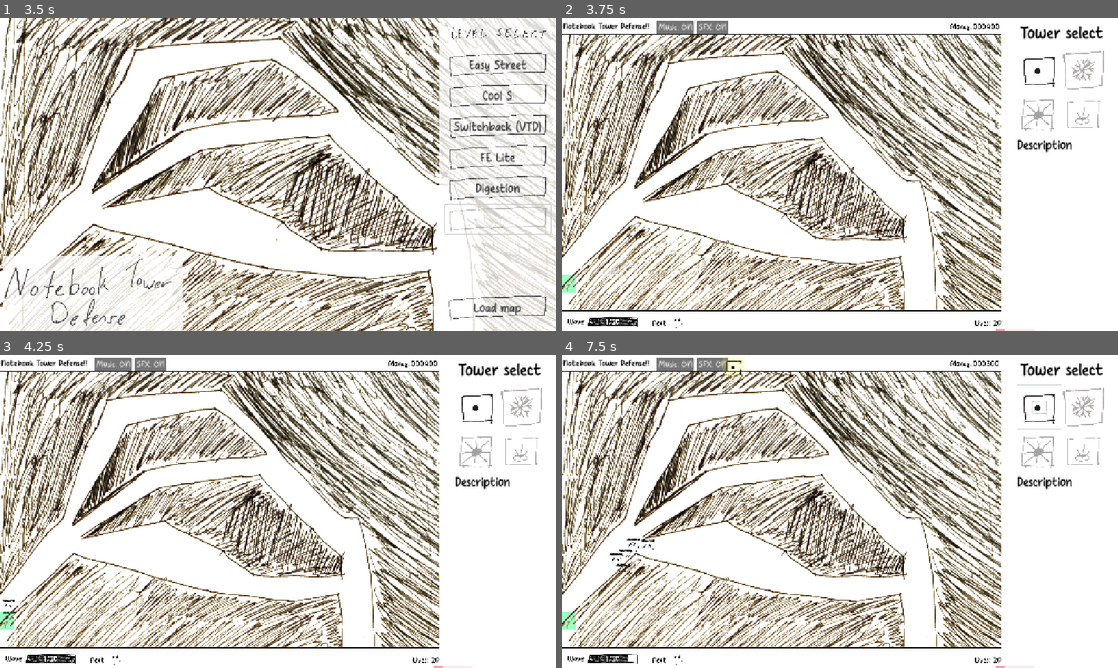
Above: before the commit, frames 1-4 (two rows, left to right).
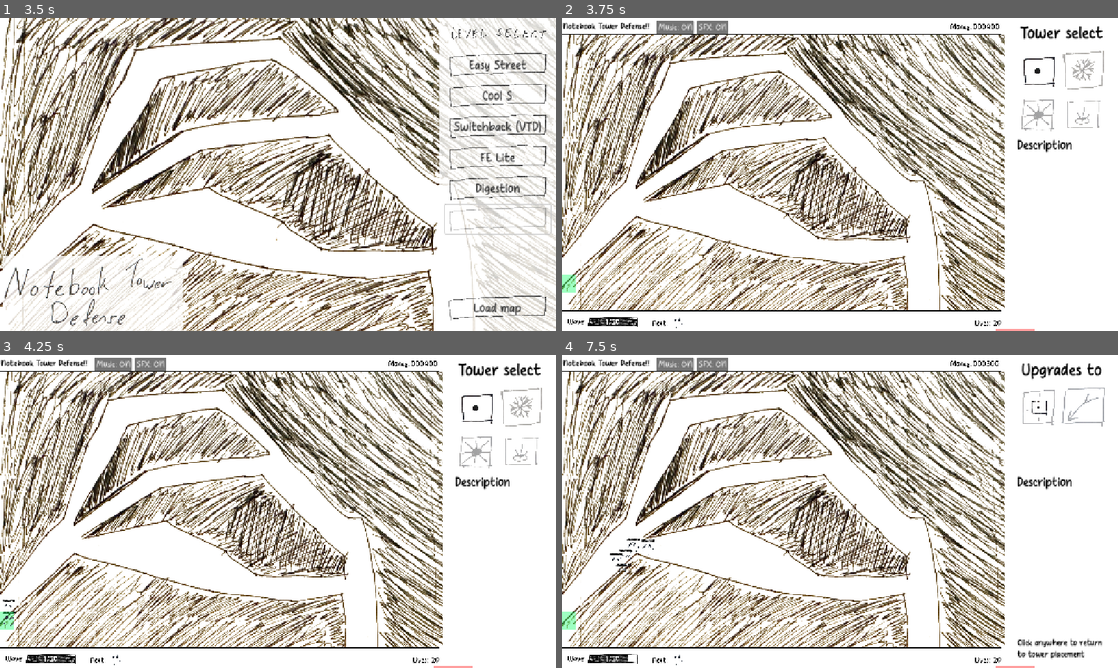
Above: after the commit, the same moments.

Repository: OzuYatamutsu/notebook-tower-defense
Game: Godot game, scene res://levels/MapSelect.tscn
The game is run twice, just before and just after one commit, with the same random seed, the same clock (stepped at 60 frames per second) and the same inputs.
Inputs (mouse positions are in pixels of both pictures, inside the frame that each line leads up to):
- Up to frame 1 (3.5 s): click "Cool S" at 0.5 s; click "FE Lite" at 1.25 s; click "Digestion" at 2 s; click "Splits" at 2.75 s
- Up to frame 2 (3.75 s): click "Load map" at 3.5 s
- Up to frame 3 (4.25 s): no input
- Up to frame 4 (7.5 s): click "SFX: ON" at 4.25 s; click (1040, 408) at 5 s; click "SFX: ON" at 5.75 s; click (1040, 408) at 6.5 s; click "SFX: ON" at 7.25 s

Frame 1 is identical in both runs. In frame 2, 35% of the frame differs, in the area x 0-85%, y 5-100%; in frame 3, 35%; in frame 4, 37%, in the area x 0-98%, y 0-100%.

Commit message:
Fix UI ordering issue

Diff:
--- a/components/ui.tscn
+++ b/components/ui.tscn
@@ -7,11 +7,10 @@
 [ext_resource type="PackedScene" uid="uid://bud4ymw0n8vf8" path="res://components/WaveMeter.tscn" id="3_0eatc"]
 [ext_resource type="PackedScene" uid="uid://crh5ydle8qkpy" path="res://components/NextWaveMeter.tscn" id="6_23jcn"]
 [ext_resource type="PackedScene" uid="uid://un38oy2verh5" path="res://components/TowerInfoAndBuyPanel.tscn" id="7_k05k2"]
-[ext_resource type="Texture2D" uid="uid://uao5bdiyd7ug" path="res://levels/test_level_layout.png" id="9_24715"]
 [ext_resource type="PackedScene" uid="uid://5w0kriffqk6q" path="res://components/TowerPlacementShadow.tscn" id="10_451mt"]
 
 [node name="UI" type="CanvasLayer"]
-layer = 2
+layer = -1
 script = ExtResource("1_0eatc")
 
 [node name="TopBar" type="Control" parent="."]
@@ -122,24 +121,6 @@
 
 [node name="TowerInfoAndBuyPanel" parent="." instance=ExtResource("7_k05k2")]
 
-[node name="Map" type="Control" parent="."]
-layout_mode = 3
-anchors_preset = 0
-offset_top = 39.0
-offset_right = 1011.0
-offset_bottom = 671.0
-
-[node name="MapSprite" type="TextureRect" parent="Map"]
-layout_mode = 1
-anchors_preset = 15
-anchor_right = 1.0
-anchor_bottom = 1.0
-offset_right = -1.0
-grow_horizontal = 2
-grow_vertical = 2
-texture = ExtResource("9_24715")
-expand_mode = 2
-
 [node name="TowerPlacementShadow" parent="." instance=ExtResource("10_451mt")]
 position = Vector2(640, 311)
 scale = Vector2(0.1, 0.1)
--- a/levels/level_cools.tscn
+++ b/levels/level_cools.tscn
@@ -65,9 +65,6 @@
 
 [node name="UI" parent="." instance=ExtResource("2_r7tsd")]
 
-[node name="MapSprite" parent="UI/Map" index="0"]
-texture = ExtResource("4_n0ulb")
-
 [node name="LevelViewport" parent="." instance=ExtResource("3_52n04")]
 
 [node name="Path2D" type="Path2D" parent="LevelViewport/mobs" index="0"]
@@ -111,6 +108,12 @@
 position = Vector2(22, 152)
 SPAWN_TIMER_SECS = 0.5
 
+[node name="Map" type="Sprite2D" parent="."]
+position = Vector2(0, 39)
+scale = Vector2(0.796875, 0.778325)
+texture = ExtResource("4_n0ulb")
+centered = false
+
 [editable path="UI"]
 [editable path="LevelViewport"]
 [editable path="LevelViewport/mobs"]
--- a/levels/level_digestion.tscn
+++ b/levels/level_digestion.tscn
@@ -71,9 +71,6 @@
 
 [node name="UI" parent="." instance=ExtResource("2_4xp7b")]
 
-[node name="MapSprite" parent="UI/Map" index="0"]
-texture = ExtResource("4_8wmdd")
-
 [node name="LevelViewport" parent="." instance=ExtResource("3_ycp7k")]
 
 [node name="Path2D" type="Path2D" parent="LevelViewport/mobs" index="0"]
@@ -119,6 +116,11 @@
 [node name="LevelSpawn" parent="LevelViewport" index="5"]
 position = Vector2(544, 16)
 
-[editable path="UI"]
+[node name="Map" type="Sprite2D" parent="."]
+position = Vector2(0, 39)
+scale = Vector2(0.796875, 0.77451)
+texture = ExtResource("4_8wmdd")
+centered = false
+
 [editable path="LevelViewport"]
 [editable path="LevelViewport/mobs"]
--- a/levels/level_fe_lite.tscn
+++ b/levels/level_fe_lite.tscn
@@ -64,9 +64,7 @@
 metadata/_custom_type_script = "uid://0wwxleyefwme"
 
 [node name="UI" parent="." instance=ExtResource("2_6huok")]
-
-[node name="MapSprite" parent="UI/Map" index="0"]
-texture = ExtResource("4_ebeyy")
+layer = 0
 
 [node name="LevelViewport" parent="." instance=ExtResource("3_36f1o")]
 
@@ -109,5 +107,11 @@
 [node name="LevelSpawn" parent="LevelViewport" index="5"]
 position = Vector2(302, 18)
 
+[node name="Map" type="Sprite2D" parent="."]
+position = Vector2(0, 39)
+scale = Vector2(0.796875, 0.740047)
+texture = ExtResource("4_ebeyy")
+centered = false
+
 [editable path="UI"]
 [editable path="LevelViewport"]
--- a/levels/level_splits.tscn
+++ b/levels/level_splits.tscn
@@ -65,9 +65,6 @@
 
 [node name="UI" parent="." instance=ExtResource("2_ka6gn")]
 
-[node name="MapSprite" parent="UI/Map" index="0"]
-texture = ExtResource("4_k8t1y")
-
 [node name="LevelViewport" parent="." instance=ExtResource("3_s65yq")]
 
 [node name="Path2D" type="Path2D" parent="LevelViewport/mobs" index="0"]
@@ -116,6 +113,11 @@
 [node name="LevelSpawn" parent="LevelViewport" index="5"]
 position = Vector2(12, 611)
 
-[editable path="UI"]
+[node name="Map" type="Sprite2D" parent="."]
+position = Vector2(0, 39)
+scale = Vector2(0.796875, 0.902857)
+texture = ExtResource("4_k8t1y")
+centered = false
+
 [editable path="LevelViewport"]
 [editable path="LevelViewport/mobs"]
--- a/levels/level_switchback.tscn
+++ b/levels/level_switchback.tscn
@@ -71,9 +71,6 @@
 
 [node name="UI" parent="." instance=ExtResource("2_6wpsq")]
 
-[node name="MapSprite" parent="UI/Map" index="0"]
-texture = ExtResource("4_nm8an")
-
 [node name="LevelViewport" parent="." instance=ExtResource("3_v5msj")]
 
 [node name="Path2D" type="Path2D" parent="LevelViewport/mobs" index="0"]
@@ -119,6 +116,12 @@
 [node name="LevelSpawn" parent="LevelViewport" index="5"]
 position = Vector2(110, 18)
 
+[node name="Map" type="Sprite2D" parent="."]
+position = Vector2(0, 39)
+scale = Vector2(0.796875, 0.727273)
+texture = ExtResource("4_nm8an")
+centered = false
+
 [editable path="UI"]
 [editable path="LevelViewport"]
 [editable path="LevelViewport/mobs"]
--- a/levels/map_select.gd
+++ b/levels/map_select.gd
@@ -32,7 +32,7 @@
     CurrentSelectedLevel = path_to_level
 
     var level: Level = load(CurrentSelectedLevel).instantiate()
-    var level_map: TextureRect = level.get_node("UI/Map/MapSprite")
+    var level_map: Sprite2D = level.get_node("Map")
     var viewport_size: Vector2 = get_viewport_rect().size
     var level_map_size: Vector2 = level_map.texture.get_size()
 
--- a/levels/test_level.tscn
+++ b/levels/test_level.tscn
@@ -1,8 +1,9 @@
-[gd_scene load_steps=9 format=3 uid="uid://bmvftpnl3dmue"]
+[gd_scene load_steps=10 format=3 uid="uid://bmvftpnl3dmue"]
 
 [ext_resource type="Script" uid="uid://bmk50h27nnoqd" path="res://levels/test_level.gd" id="1_w7r7j"]
 [ext_resource type="PackedScene" uid="uid://dhs0soxiwf4lb" path="res://components/ui.tscn" id="2_ur00s"]
 [ext_resource type="PackedScene" uid="uid://d4lsbppo6u3fq" path="res://components/level_viewport.tscn" id="3_gmgay"]
+[ext_resource type="Texture2D" uid="uid://uao5bdiyd7ug" path="res://levels/test_level_layout.png" id="4_w7r7j"]
 
 [sub_resource type="Curve2D" id="Curve2D_gmgay"]
 _data = {
@@ -39,33 +40,51 @@
 metadata/_custom_type_script = "uid://0wwxleyefwme"
 
 [node name="UI" parent="." instance=ExtResource("2_ur00s")]
+layer = 2
+
+[node name="TowerInfoAndBuyPanel" parent="UI" index="2"]
+z_as_relative = false
 
 [node name="LevelViewport" parent="." instance=ExtResource("3_gmgay")]
 
 [node name="Path2D6" type="Path2D" parent="LevelViewport/mobs" index="0"]
+position = Vector2(90.1821, 247.505)
+scale = Vector2(0.785281, 0.92016)
 curve = SubResource("Curve2D_gmgay")
 
 [node name="Path2D7" type="Path2D" parent="LevelViewport/mobs" index="1"]
+position = Vector2(61.5325, 381.589)
+scale = Vector2(0.794892, 0.905077)
 curve = SubResource("Curve2D_w7r7j")
 
 [node name="Path2D8" type="Path2D" parent="LevelViewport/mobs" index="2"]
+position = Vector2(60.7919, 362.832)
+scale = Vector2(0.79736, 0.912359)
 curve = SubResource("Curve2D_o6mel")
 
 [node name="Path2D9" type="Path2D" parent="LevelViewport/mobs" index="3"]
+position = Vector2(78.8958, 399.231)
+scale = Vector2(0.792379, 0.884615)
 curve = SubResource("Curve2D_e7anx")
 
 [node name="Path2D10" type="Path2D" parent="LevelViewport/mobs" index="4"]
+position = Vector2(61.4965, 278.45)
+scale = Vector2(0.795012, 0.90656)
 curve = SubResource("Curve2D_ur00s")
 
-[node name="CollisionPolygon2D" type="CollisionPolygon2D" parent="LevelViewport/walls" index="0"]
+[node name="CollisionPolygon2D" type="CollisionPolygon2D" parent="LevelViewport"]
 position = Vector2(13, 22)
 scale = Vector2(0.978051, 1)
 polygon = PackedVector2Array(-1, 107, 331, 126, 424, 117, 527.58, 120, 569.5, 443, 471, 448, 466, 543, 603, 545, 789, 559, 881, 564, 1004, 558, 1033.41, 557, 1034.43, 558, 1035.45, 532, 897, 522, 783, 441, 741, 95, 699.069, 43, 699, 41, -4, 44)
 
-[node name="CollisionPolygon2D2" type="CollisionPolygon2D" parent="LevelViewport/walls" index="1"]
+[node name="CollisionPolygon2D2" type="CollisionPolygon2D" parent="LevelViewport"]
 polygon = PackedVector2Array(-1, 301, 17, 286, 349, 282, 361, 399, 362, 623, 552, 640, 783, 638, 1009, 631, 1013, 673, 275, 670, 279, 349, -2, 363)
 
-[node name="LevelSpawn" parent="LevelViewport" index="5"]
-SPAWN_TIMER_SECS = 0.5
+[node name="Map" type="Sprite2D" parent="."]
+position = Vector2(0, 39)
+scale = Vector2(1.02, 1.03777)
+texture = ExtResource("4_w7r7j")
+centered = false
 
+[editable path="UI"]
 [editable path="LevelViewport"]
Not shown: 1 places in components/ui.tscn that only renumber resources
